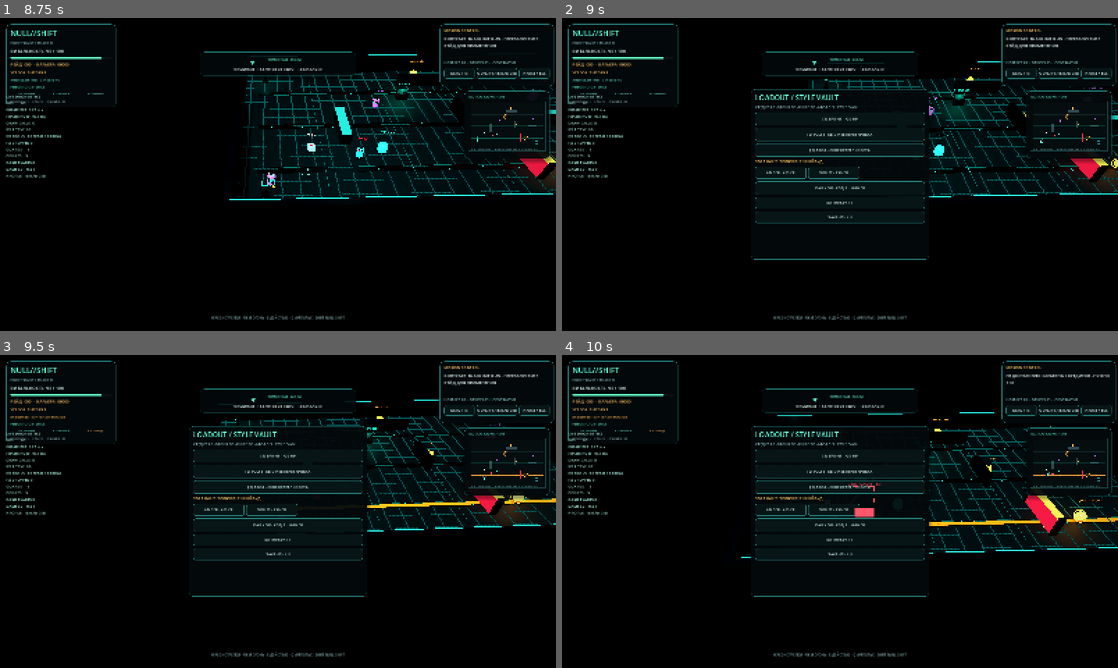
Above: before the commit, frames 1-4 (two rows, left to right).
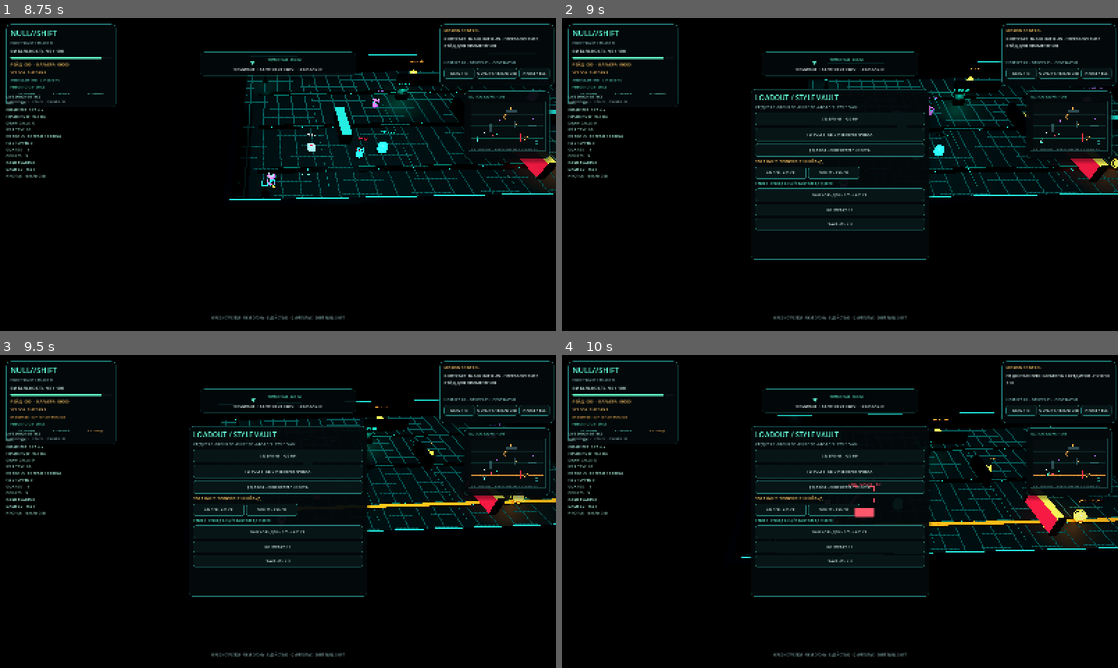
Above: after the commit, the same moments.

Repository: HADJAL001/osgard-world
Game: Godot game, scene res://scenes/main.tscn
The game is run twice, just before and just after one commit, with the same random seed, the same clock (stepped at 60 frames per second) and the same inputs.
Inputs (mouse positions are in pixels of both pictures, inside the frame that each line leads up to):
- Up to frame 1 (8.75 s): click "НАЧАТЬ РЕЙД / ENTER" at 0.5 s; click "DIAG / F3" at 1.25 s; click "QUALITY / CINEMATIC" at 2 s; tap Enter at 2.75, 2.85 s; move the mouse to (400, 158) at 2.77 s; hold Right 2.78-3.53 s; click (400, 158) at 2.92 s; tap Space at 3.02, 3.77, 6.02, 6.77, 7.52 s; move the mouse to (166, 190) at 3.52 s; hold Down 3.53-4.28 s; tap Keypad Enter at 3.6 s; move the mouse to (333, 105) at 4.27 s; hold Right 4.28-5 s; tap H at 4.35 s; click "НАЧАТЬ РЕЙД / ENTER" at 5 s; move the mouse to (250, 237) at 5.77 s; hold Up 5.78-6.53 s; tap E at 5.85 s; click (250, 237) at 5.92 s; move the mouse to (444, 221) at 6.52 s; hold Left 6.53-8.03 s; tap Q at 6.6 s; move the mouse to (111, 127) at 7.27 s; tap Shift at 7.35 s; move the mouse to (305, 174) at 8.02 s; hold Down from 8.03 s (still down); tap C at 8.1 s; click (305, 174) at 8.17 s
- Up to frame 2 (9 s): move the mouse to (756, 96) at 8.77 s; release Down at 8.78 s; hold Right from 8.78 s (still down); tap U at 8.85 s
- Up to frame 3 (9.5 s): keep holding Right; tap Space at 9.02 s
- Up to frame 4 (10 s): move the mouse to (962, 495) at 9.52 s; release Right at 9.53 s; hold Up from 9.53 s (still down); tap 1 at 9.6 s; tap Space at 9.77 s

Frame 1 is identical in both runs. In frame 2, 0.8% of the frame differs, in the area x 6-66%, y 33-68%; in frame 3, 0.8%; in frame 4, 0.8%.

Commit message:
Add NULL SHIFT daily streaks while preserving Growth Studio updates

Diff:
--- a/godot/null-shift/scripts/main.gd
+++ b/godot/null-shift/scripts/main.gd
@@ -182,6 +182,11 @@
 var daily_challenge_active := false
 var daily_challenge_code := ""
 var daily_claimed_date := ""
+var daily_streak := 0
+var daily_longest_streak := 0
+var daily_last_completed_date := ""
+var last_daily_streak_bonus := 0
+var daily_streak_label: Label
 var result_reward_label: Label
 var result_share_label: Label
 var amber_style_button: Button
@@ -200,6 +205,7 @@
 	_create_player()
 	_create_initial_guards()
 	_create_ui()
+	_refresh_loadout()
 	_apply_quality_mode()
 	_update_hud()
 	if not bool(career.get_value("settings", "briefing_seen", false)):
@@ -1628,7 +1634,8 @@
 		_set_result_title("ЭВАКУАЦИЯ УСПЕШНА", "РЕЙД ЗАВЕРШЁН · +%d КРЕДИТОВ ЗАНЕСЕНО В КАРЬЕРУ" % payout, Color(0.38, 1.0, 0.85))
 		if is_instance_valid(result_reward_label):
 			var daily_suffix := " · DAILY +%d" % daily_bonus if daily_bonus > 0 else ""
-			result_reward_label.text = "УСТРАНЕНИЙ %d · НАГРАДА %d%s · ПОБЕД %d" % [eliminations, payout, daily_suffix, int(career.get_value("career", "completed_runs", 0))]
+			var streak_suffix := " · СЕРИЯ %d ДН." % daily_streak if daily_bonus > 0 else ""
+			result_reward_label.text = "УСТРАНЕНИЙ %d · НАГРАДА %d%s%s · ПОБЕД %d" % [eliminations, payout, daily_suffix, streak_suffix, int(career.get_value("career", "completed_runs", 0))]
 		if is_instance_valid(result_share_label):
 			result_share_label.text = "КОД ВЫЗОВА: %s · ПОДЕЛИСЬ И ПРИГЛАСИ ДРУГА" % _today_challenge_code()
 		objective_text = "МИССИЯ ВЫПОЛНЕНА · КАРЬЕРНЫЙ БАЛАНС %d" % career_credits
@@ -1657,8 +1664,30 @@
 	return (month + day) % career_names.size()
 
 func _today_challenge_code() -> String:
-	var date_code := _today_date_code()
+	return _challenge_code_for_date(_today_date_code())
+
+func _challenge_code_for_date(date_code: String) -> String:
 	return "NS-%s-C%d" % [date_code, _contract_index_for_date(date_code) + 1]
+
+func _previous_date_code(date_code: String) -> String:
+	if date_code.length() != 8 or not date_code.is_valid_int():
+		return ""
+	var date_parts := {
+		"year": int(date_code.substr(0, 4)),
+		"month": int(date_code.substr(4, 2)),
+		"day": int(date_code.substr(6, 2)),
+		"hour": 12,
+		"minute": 0,
+		"second": 0
+	}
+	if int(date_parts["month"]) < 1 or int(date_parts["month"]) > 12 or int(date_parts["day"]) < 1 or int(date_parts["day"]) > 31:
+		return ""
+	var timestamp := Time.get_unix_time_from_datetime_dict(date_parts)
+	var canonical := Time.get_datetime_dict_from_unix_time(timestamp)
+	if int(canonical["year"]) != int(date_parts["year"]) or int(canonical["month"]) != int(date_parts["month"]) or int(canonical["day"]) != int(date_parts["day"]):
+		return ""
+	var previous := Time.get_datetime_dict_from_unix_time(timestamp - 86400)
+	return "%04d%02d%02d" % [int(previous["year"]), int(previous["month"]), int(previous["day"])]
 
 func _contract_index_from_challenge_code(code: String) -> int:
 	var pattern := RegEx.new()
@@ -1695,11 +1724,31 @@
 	_restart_game()
 
 func _claim_daily_challenge_reward() -> int:
-	var today := _today_date_code()
-	if not daily_challenge_active or daily_challenge_code != _today_challenge_code() or daily_claimed_date == today:
+	return _claim_daily_challenge_reward_for_date(_today_date_code())
+
+func _claim_daily_challenge_reward_for_date(date_code: String) -> int:
+	if not daily_challenge_active or daily_challenge_code != _challenge_code_for_date(date_code):
 		return 0
-	daily_claimed_date = today
-	return 400
+	if daily_claimed_date == date_code or daily_last_completed_date == date_code:
+		return 0
+	var previous_date := _previous_date_code(date_code)
+	if not previous_date.is_empty() and daily_last_completed_date == previous_date:
+		daily_streak += 1
+	else:
+		daily_streak = 1
+	daily_longest_streak = maxi(daily_longest_streak, daily_streak)
+	daily_last_completed_date = date_code
+	daily_claimed_date = date_code
+	var reward := 400
+	last_daily_streak_bonus = 0
+	if daily_streak == 3:
+		last_daily_streak_bonus = 100
+	elif daily_streak % 7 == 0:
+		last_daily_streak_bonus = 300
+	reward += last_daily_streak_bonus
+	_save_career()
+	_refresh_loadout()
+	return reward
 
 func _share_run() -> void:
 	var code := _today_challenge_code()
@@ -1710,9 +1759,11 @@
 		"result": "ЭВАКУАЦИЯ УСПЕШНА" if mission_finished and core_secured else ("ОПЕРАТОР ПОТЕРЯН" if mission_finished else "РЕЙД В ПРОЦЕССЕ"),
 		"eliminations": eliminations,
 		"credits": career_credits,
+		"dailyStreak": daily_streak,
+		"streakBonus": last_daily_streak_bonus if daily_challenge_active and daily_claimed_date == _today_date_code() else 0,
 		"succeeded": mission_finished and core_secured
 	}
-	var note := "NULL//SHIFT · Я %s в %s. Устранений: %d. Повтори ежедневный контракт %s." % [result_text, career_names[current_contract], eliminations, code]
+	var note := "NULL//SHIFT · Я %s в %s. Устранений: %d. Серия ежедневных рейдов: %d дней. Повтори контракт %s." % [result_text, career_names[current_contract], eliminations, daily_streak, code]
 	if is_instance_valid(result_share_label):
 		result_share_label.text = "КАРТОЧКА РЕЗУЛЬТАТА · " + code
 	if OS.has_feature("web"):
@@ -1972,6 +2023,10 @@
 	daily_challenge_active = bool(career.get_value("daily", "active", false))
 	daily_challenge_code = str(career.get_value("daily", "code", ""))
 	daily_claimed_date = str(career.get_value("daily", "claimed_date", ""))
+	daily_streak = maxi(0, int(career.get_value("daily", "streak", 0)))
+	daily_longest_streak = maxi(daily_streak, int(career.get_value("daily", "longest_streak", 0)))
+	daily_last_completed_date = str(career.get_value("daily", "last_completed_date", ""))
+	last_daily_streak_bonus = maxi(0, int(career.get_value("daily", "last_streak_bonus", 0)))
 
 func _save_career() -> void:
 	career.set_value("career", "credits", career_credits)
@@ -1985,6 +2040,10 @@
 	career.set_value("daily", "active", daily_challenge_active)
 	career.set_value("daily", "code", daily_challenge_code)
 	career.set_value("daily", "claimed_date", daily_claimed_date)
+	career.set_value("daily", "streak", daily_streak)
+	career.set_value("daily", "longest_streak", daily_longest_streak)
+	career.set_value("daily", "last_completed_date", daily_last_completed_date)
+	career.set_value("daily", "last_streak_bonus", last_daily_streak_bonus)
 	var err := career.save(SAVE_PATH)
 	if err != OK:
 		push_warning("Could not write local career save: %s" % error_string(err))
@@ -2132,6 +2191,8 @@
 	var style_button_width: float = maxf(108.0, (loadout_button_width - 6.0) * 0.5)
 	amber_style_button = _add_button(style_row, "AMBER · 450 CR", _buy_cosmetic.bind("amber"), Vector2(style_button_width, 36.0))
 	violet_style_button = _add_button(style_row, "VIOLET · 750 CR", _buy_cosmetic.bind("violet"), Vector2(style_button_width, 36.0))
+	daily_streak_label = _label(loadout_stack, "СЕРИЯ 0 ДНЕЙ · БОНУСЫ ЗА 3 И 7 ДНЕЙ", 9, Color(0.38, 1.0, 0.86))
+	daily_streak_label.autowrap_mode = TextServer.AUTOWRAP_WORD_SMART
 	daily_challenge_button = _add_button(loadout_stack, "DAILY OP / СЕГОДНЯ · +400 CR", _start_daily_challenge, Vector2(loadout_button_width, 38.0))
 	_add_button(loadout_stack, "КОНТРАКТ / C", _cycle_contract, Vector2(loadout_button_width, 34.0))
 	_add_button(loadout_stack, "ЗАКРЫТЬ / U", _close_loadout, Vector2(loadout_button_width, 34.0))
@@ -2812,7 +2873,18 @@
 		else:
 			violet_style_button.text = "VIOLET · 750 CR"
 	if is_instance_valid(daily_challenge_button):
-		daily_challenge_button.text = "DAILY OP · КОД %s · +400 CR" % _today_challenge_code().get_slice("-C", 1)
+		var next_day := (daily_streak % 7) + 1
+		daily_challenge_button.text = "DAILY OP · ДЕНЬ %d/7 · +400 CR" % next_day
+	if is_instance_valid(daily_streak_label):
+		var next_bonus := ""
+		if daily_streak < 2:
+			next_bonus = "ЕЩЁ %d DAILY OPS ДО +100 CR" % (3 - daily_streak)
+		elif daily_streak == 2:
+			next_bonus = "СЛЕДУЮЩИЙ РЕЙД: +100 CR"
+		else:
+			var until_weekly := 7 - (daily_streak % 7)
+			next_bonus = "БОНУС 7 ДНЕЙ +300 CR ЧЕРЕЗ %d" % until_weekly
+		daily_streak_label.text = "СЕРИЯ %d · РЕКОРД %d · %s" % [daily_streak, daily_longest_streak, next_bonus]
 	for child in loadout_panel.get_children():
 		if child is MarginContainer:
 			for inner in child.get_children():
--- a/godot/null-shift/tests/runtime_smoke.gd
+++ b/godot/null-shift/tests/runtime_smoke.gd
@@ -598,6 +598,10 @@
 	var saved_daily_active: bool = game.daily_challenge_active
 	var saved_daily_code: String = game.daily_challenge_code
 	var saved_daily_claim: String = game.daily_claimed_date
+	var saved_daily_streak: int = game.daily_streak
+	var saved_daily_longest: int = game.daily_longest_streak
+	var saved_daily_last_date: String = game.daily_last_completed_date
+	var saved_streak_bonus: int = game.last_daily_streak_bonus
 	game.career_credits = 5000
 	game.operator_style = "cyan"
 	game.owns_amber_style = false
@@ -613,19 +617,48 @@
 		return
 	if not _expect(game.career_credits == 3800, "cosmetic vault must charge the stated 450 + 750 soft-currency prices"):
 		return
+	# Fixed dates make UTC rollover and streak tests deterministic in CI.
 	var daily_code: String = game._today_challenge_code()
 	if not _expect(game._contract_index_from_challenge_code(daily_code) in [0, 1, 2], "daily challenge code must resolve to one of the three fixed contracts"):
 		return
 	if not _expect(game._contract_index_from_challenge_code("not-a-challenge") == -1, "malformed share codes must not select a contract"):
 		return
+	if not _expect(game._previous_date_code("20240301") == "20240229" and game._previous_date_code("20260301") == "20260228", "streak date math must handle leap day and month rollover"):
+		return
 	game.daily_challenge_active = true
-	game.daily_challenge_code = daily_code
+	game.daily_streak = 0
+	game.daily_longest_streak = 0
+	game.daily_last_completed_date = ""
 	game.daily_claimed_date = ""
-	var daily_reward: int = game._claim_daily_challenge_reward()
-	if not _expect(daily_reward == 400 and game.daily_claimed_date == game._today_date_code(), "a completed current-day challenge must award 400 credits once"):
-		return
-	if not _expect(game._claim_daily_challenge_reward() == 0, "daily completion must not farm the reward twice on the same UTC date"):
-		return
+	var day_one := "20261010"
+	game.daily_challenge_code = game._challenge_code_for_date(day_one)
+	var day_one_reward: int = game._claim_daily_challenge_reward_for_date(day_one)
+	if not _expect(day_one_reward == 400 and game.daily_streak == 1, "first daily clear must grant 400 credits and start a one-day streak"):
+		return
+	if not _expect(game._claim_daily_challenge_reward_for_date(day_one) == 0, "same-day daily reward must not be claimable twice"):
+		return
+	var day_two := "20261011"
+	game.daily_challenge_code = game._challenge_code_for_date(day_two)
+	var day_two_reward: int = game._claim_daily_challenge_reward_for_date(day_two)
+	if not _expect(day_two_reward == 400 and game.daily_streak == 2, "consecutive daily clear must advance the active streak"):
+		return
+	var day_three := "20261012"
+	game.daily_challenge_code = game._challenge_code_for_date(day_three)
+	var day_three_reward: int = game._claim_daily_challenge_reward_for_date(day_three)
+	if not _expect(day_three_reward == 500 and game.daily_streak == 3 and game.last_daily_streak_bonus == 100, "third daily clear must grant the 100-credit milestone"):
+		return
+	game.daily_streak = 6
+	game.daily_last_completed_date = "20261019"
+	game.daily_claimed_date = "20261019"
+	game.daily_challenge_code = game._challenge_code_for_date("20261020")
+	var day_seven_reward: int = game._claim_daily_challenge_reward_for_date("20261020")
+	if not _expect(day_seven_reward == 700 and game.daily_streak == 7 and game.daily_longest_streak == 7, "seventh daily clear must grant the 300-credit weekly milestone"):
+		return
+	game.daily_challenge_code = game._challenge_code_for_date("20261022")
+	var after_gap_reward: int = game._claim_daily_challenge_reward_for_date("20261022")
+	if not _expect(after_gap_reward == 400 and game.daily_streak == 1 and game.daily_longest_streak == 7, "missing a UTC day must reset the active streak but preserve the record"):
+		return
+
 	game.career_credits = saved_credits
 	game.operator_style = saved_style
 	game.owns_amber_style = saved_owns_amber
@@ -633,9 +666,13 @@
 	game.daily_challenge_active = saved_daily_active
 	game.daily_challenge_code = saved_daily_code
 	game.daily_claimed_date = saved_daily_claim
+	game.daily_streak = saved_daily_streak
+	game.daily_longest_streak = saved_daily_longest
+	game.daily_last_completed_date = saved_daily_last_date
+	game.last_daily_streak_bonus = saved_streak_bonus
 	game._save_career()
 	game._update_player_material()
 	game._refresh_loadout()
 
-	print("PASS NULL//SHIFT runtime: combat, extraction, persistent upgrades, daily reward guard, challenge-link validation and earned-credit cosmetics")
+	print("PASS NULL//SHIFT runtime: combat, extraction, persistent upgrades, daily streak ladder, UTC rollover, challenge-link validation and earned-credit cosmetics")
 	quit(0)
Not shown, changed: docs/04_NULL_SHIFT_GAME_DESIGN.md
Not shown, added: docs/NULL_SHIFT_GROWTH_MONETIZATION.md
Not shown, changed: godot/null-shift/README.md
Not shown, changed: godot/null-shift/web/boot_shell.html
Not shown, changed: scripts/null-shift-godot-smoke.mjs
